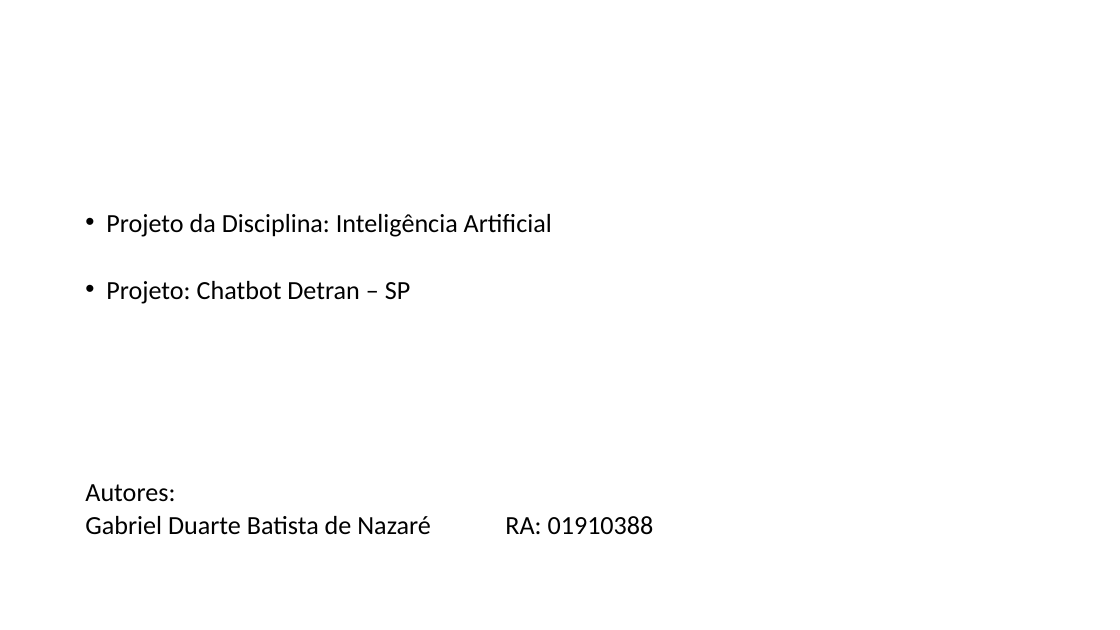
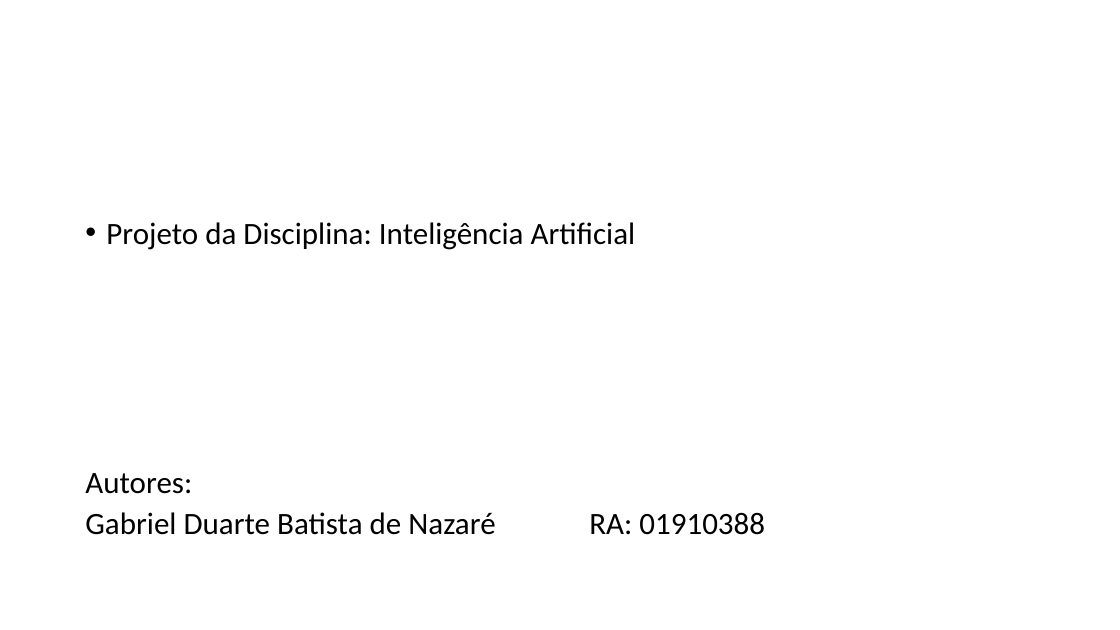
Before and after one commit to GabrielDBN/Projeto_Chatbot, a slide deck: slide 1 of Apresentação Chatbot.pptx. Drawn at 1120x630 pixels with LibreOffice and Linux fonts; fonts in the diff are those of the drawing; background and template pictures are left out. Boxes give left, top, right and bottom in pixels: in the first picture for what was removed or moved away, otherwise in the second. Text is boxed around its words. In the diff, an @@ line names an element or a change of style, - is before the commit and + after.

```diff
--- a/Apresentação Chatbot.pptx
+++ b/Apresentação Chatbot.pptx
@@ text "Projeto da Disciplina: Inteligência Artificial" at bbox=[85, 222, 765, 535]: size 22.4 to 26.6 pt; line spacing 0.7 to 0.8 @@
@@ text at bbox=[106, 281, 410, 304]: paragraph removed @@
-• Projeto: Chatbot Detran – SP
```
Also in this commit, not shown: 1 other slide changed, 1 other file.
